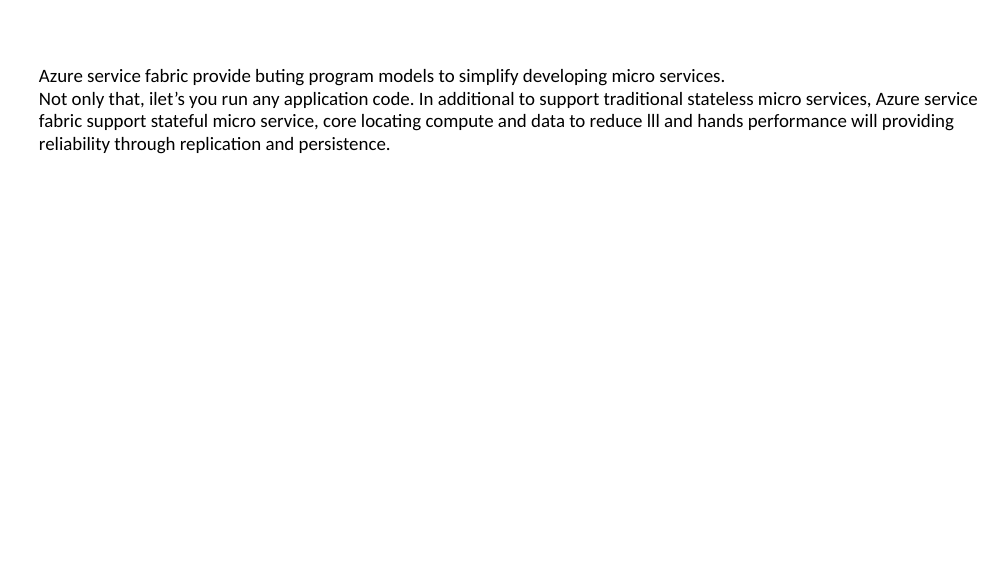
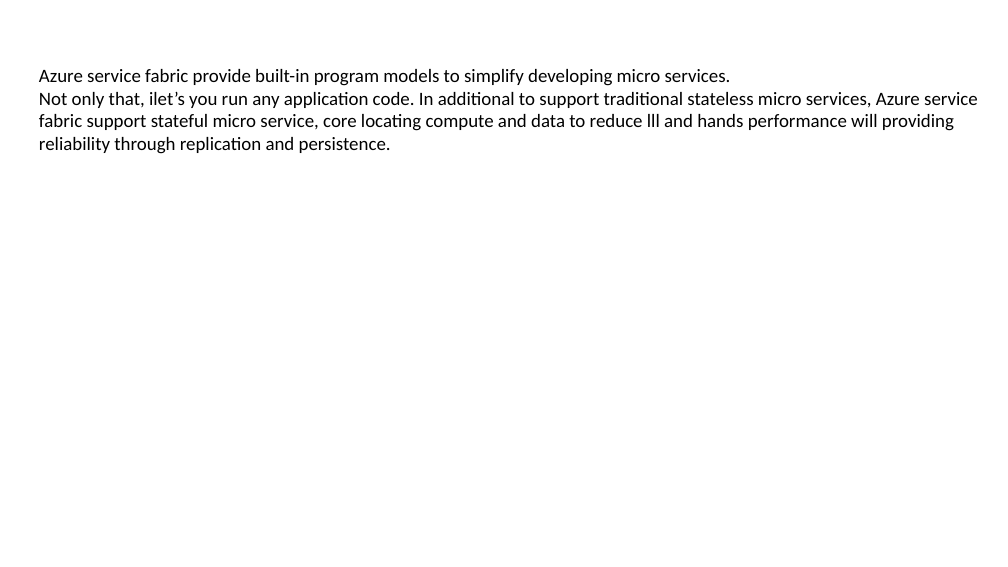
Before and after one commit to FredJiangFei/MyDocuments, a slide deck: slide 19 of 工作/Service Fabric/Service Fabric.pptx (slide 18 before the commit). Drawn at 1008x567 pixels with LibreOffice and Linux fonts; fonts in the diff are those of the drawing. Boxes give left, top, right and bottom in pixels: in the first picture for what was removed or moved away, otherwise in the second. Text is boxed around its words. In the diff, an @@ line names an element or a change of style, - is before the commit and + after.

```diff
--- a/工作/Service Fabric/Service Fabric.pptx
+++ b/工作/Service Fabric/Service Fabric.pptx
@@ text at <box>39,69,731,86</box>: text changed @@
-Azure service fabric provide buting program models to simplify developing micro services.
+Azure service fabric provide built-in program models to simplify developing micro services.
```
Also in this commit, not shown: 5 slides added, 1 slide removed.
